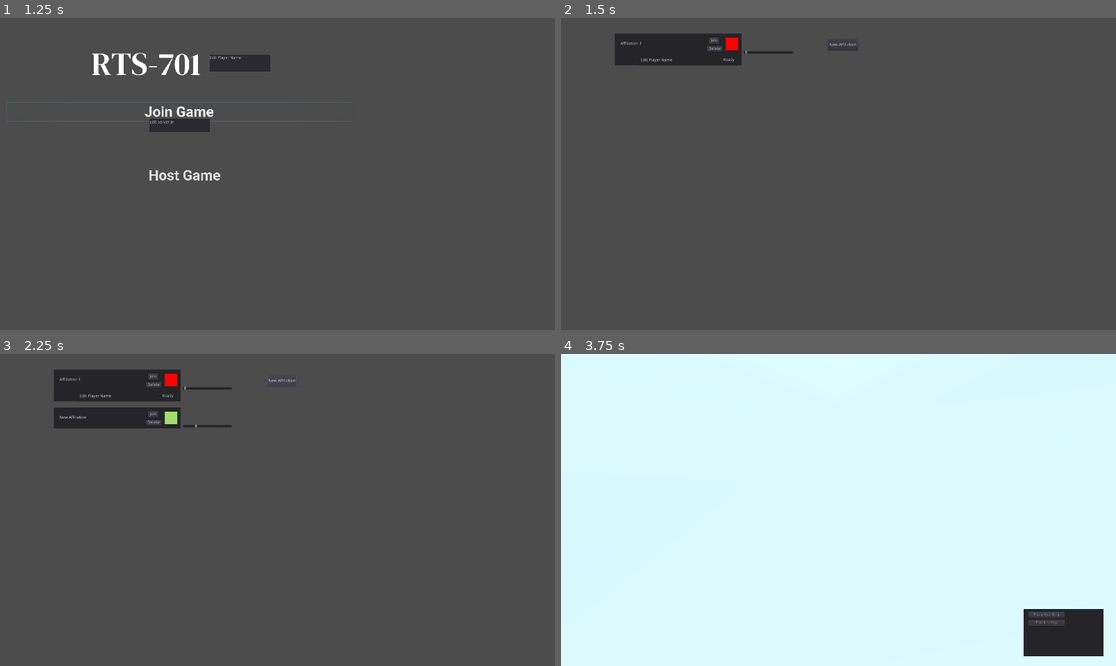
Above: before the commit, frames 1-4 (two rows, left to right).
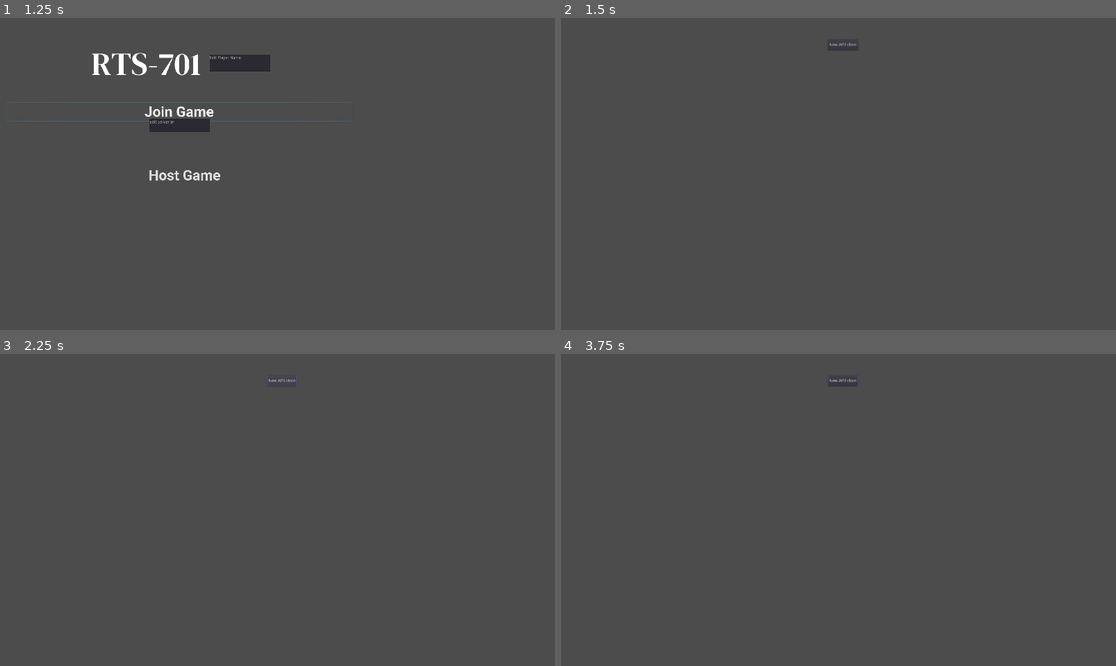
Above: after the commit, the same moments.

Repository: HansGoudey/rts-701
Game: Godot game, scene res://Main.tscn
The game is run twice, just before and just after one commit, with the same random seed, the same clock (stepped at 60 frames per second) and the same inputs.
Inputs (mouse positions are in pixels of both pictures, inside the frame that each line leads up to):
- Up to frame 1 (1.25 s): click "Join Game" at 0.5 s
- Up to frame 2 (1.5 s): click "Host Game" at 1.25 s
- Up to frame 3 (2.25 s): click "New Affiliation" at 2 s
- Up to frame 4 (3.75 s): click "New Affiliation" at 2.75 s; click (727, 394) at 3.5 s, where only the run before the commit has a clickable "Ready"

Frame 1 is identical in both runs. In frame 2, 2.2% of the frame differs, in the area x 9-42%, y 5-16%; in frame 3, 3.7%; in frame 4, 100%, in the area x 0-100%, y 0-100%.
Error before the commit: Invalid get index '0' (on base: 'Dictionary'). (res://Main.gd:63)

Commit message:
Fix some client side bugs in networking

Diff:
--- a/RTS-701-Project/Main.gd
+++ b/RTS-701-Project/Main.gd
@@ -11,7 +11,9 @@
 # Lobby Networking Information
 var self_id:int = 0
 var player_info = {} # {id: Player node}
-var affiliations = [] # Only used during lobby phase, game stores
+var player_name_from_title:String = ""
+var affiliations = [] # Only used during lobby phase, Game stores them after that
+var connected_success: bool = false
 signal lobby_ui_update
 
 func _ready():
@@ -164,9 +166,11 @@
 	add_child(lobby_node)
 	$StartUI.queue_free()
 
-func get_start_ui_player_name() -> String:
+# In some cases the text box used to set the name is freed before we create the player,
+# so store the name in a variable temporarily so we can use it
+func get_start_ui_player_name() -> void:
 	var name_field:TextEdit = $StartUI/NameField
-	return name_field.text
+	player_name_from_title = name_field.text
 
 func host_game() -> void:
 	# Create the network peer as a server
@@ -179,7 +183,8 @@
 	var affiliation:Affiliation = add_affiliation(Color(1, 0, 0), "Affiliation 1")
 
 	# Add player and add it to the affiliation
-	var player:Player = add_player(1, affiliation, get_start_ui_player_name())
+	get_start_ui_player_name()
+	var player:Player = add_player(1, affiliation, player_name_from_title)
 	player_info[1] = player
 
 	start_lobby()
@@ -200,6 +205,7 @@
 	if error == OK:
 		tree.set_network_peer(peer)
 		self_id = tree.get_network_unique_id()
+		get_start_ui_player_name()
 		start_lobby()
 	elif error == ERR_ALREADY_IN_USE:
 		print("Network peer already in use, retrying")
@@ -225,11 +231,12 @@
 		var new_affiliation:Affiliation = add_affiliation(Color(randf(), randf(), randf()), "New Affiliation")
 		rpc("add_affiliation", Color(randf(), randf(), randf()), "New Affiliation")
 		# warning-ignore:return_value_discarded
-		add_player(self_id, new_affiliation, get_start_ui_player_name())
-		rpc("add_player", self_id, new_affiliation, get_start_ui_player_name())
+		add_player(self_id, new_affiliation, player_name_from_title)
+		rpc("add_player", self_id, new_affiliation, player_name_from_title)
+		connected_success = true
 
 func network_peer_disconnected(id):
-	print ("Network Peer Disconnected")
+	print("Network Peer Disconnected")
 	remove_player(id)
 	if get_tree().is_network_server():
 		remove_player(id)
--- a/RTS-701-Project/UI/LobbyUI.gd
+++ b/RTS-701-Project/UI/LobbyUI.gd
@@ -32,6 +32,10 @@
 func build_ui() -> void:
 	var screen_height:float = get_viewport().size.y
 	var y:float = screen_height * 0.05
+
+	# Don't try to draw the UI if we haven't connected to the server yet
+	if not get_tree().is_network_server() and not main.connected_success:
+		return
 
 	# Delete all of the UI elements from the last time it was drawn
 	for panel in last_ui_build:
